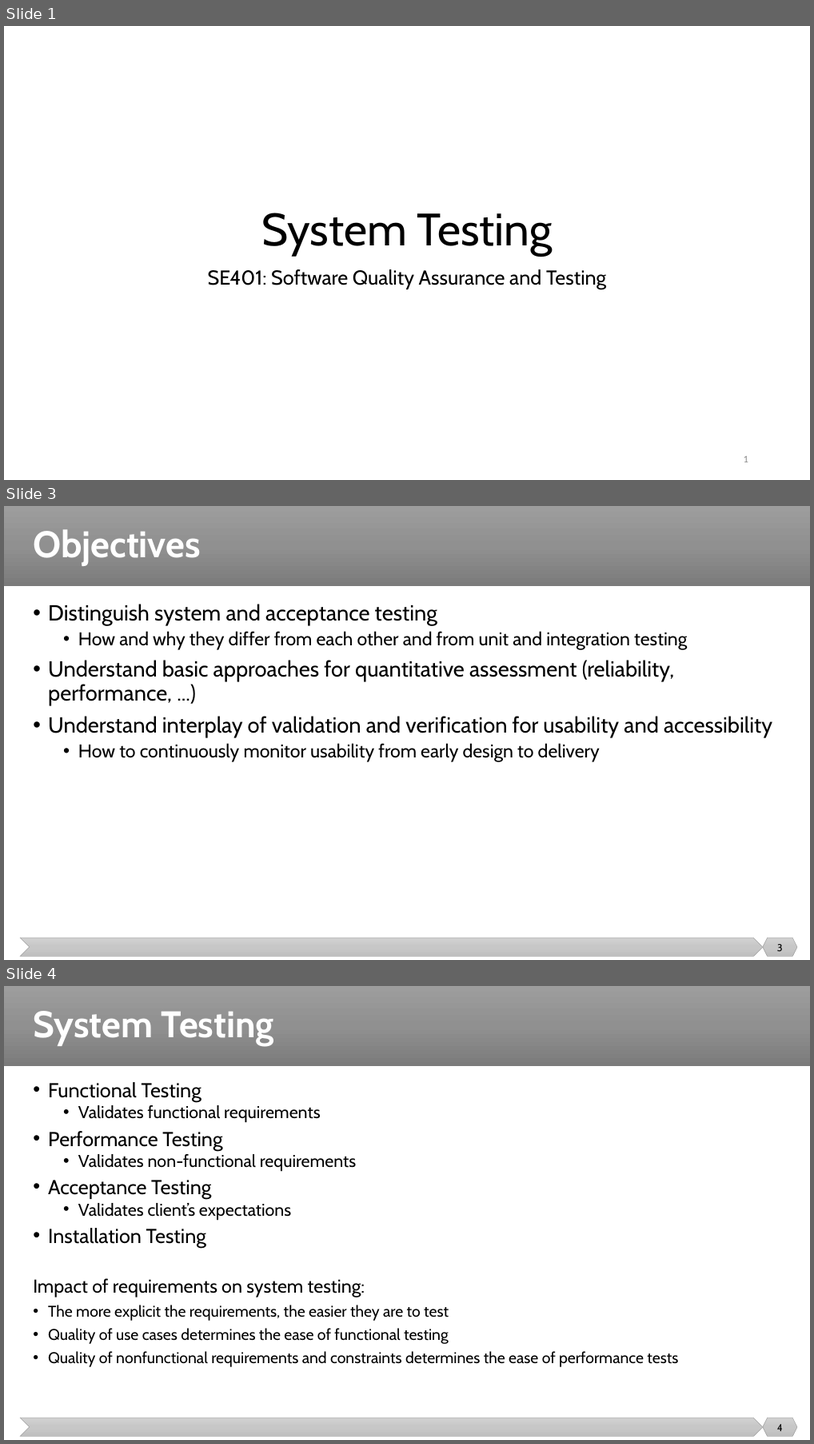
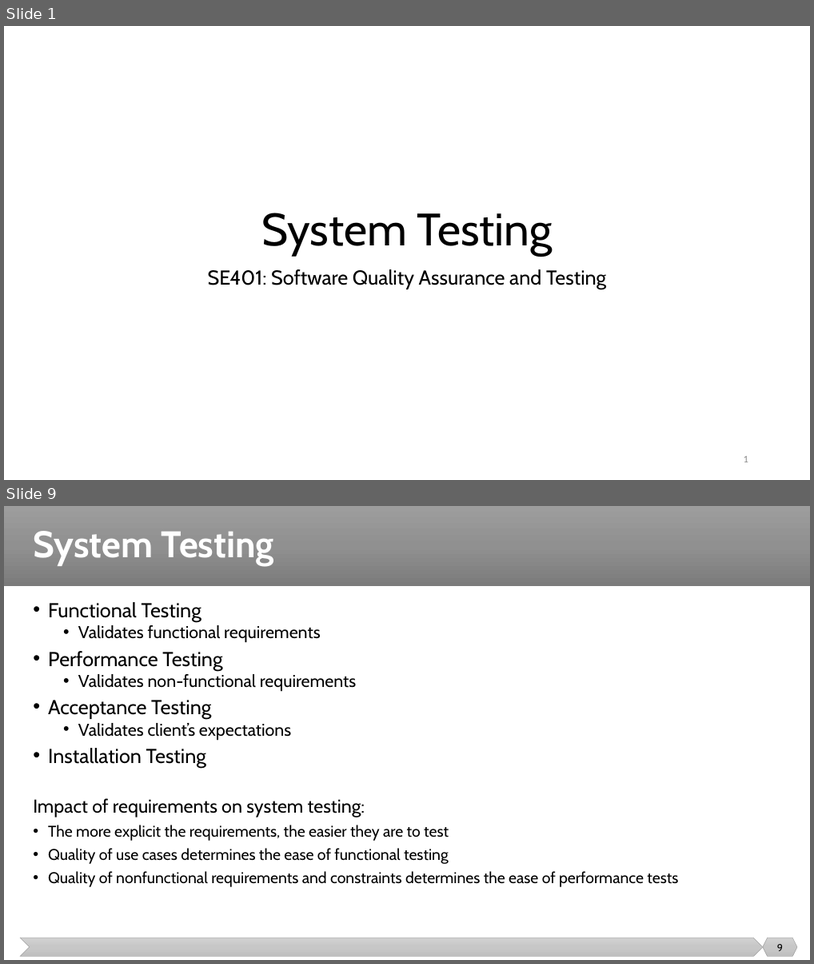
Before and after one commit to malenezi/malenezi, a slide deck: SE401/Lectures/8-Integration, System and Regression Testing/System Testing.pptx. Shown one above the other, each under a label of ours: slides 1, 3 and 4 before the commit, slides 1 and 9 after it; the slides between them are not shown. The pictures are 814x1444 and 814x964 pixels, drawn with LibreOffice and Linux fonts; fonts in the diff are those of the drawing; background and template pictures are left out. Boxes give left, top, right and bottom in pixels: in the first picture for what was removed or moved away, otherwise in the second. Text is boxed around its words. In the diff, an @@ line names an element or a change of style, - is before the commit and + after.

```diff
--- a/SE401/Lectures/8-Integration, System and Regression Testing/System Testing.pptx
+++ b/SE401/Lectures/8-Integration, System and Regression Testing/System Testing.pptx
@@ slide 3 removed at <box>4,506,810,960</box>, background #FFFFFF; not listed: 3 template elements that a slide beside it also shows @@
@@ title removed at <box>33,529,201,566</box> @@
-Objectives
@@ text removed at <box>48,604,773,762</box> @@
-• Distinguish system and acceptance testing
-  • How and why they differ from each other and from unit and integration testing
-• Understand basic approaches for quantitative assessment (reliability, performance, ...)
-• Understand interplay of validation and verification for usability and accessibility
-  • How to continuously monitor usability from early design to delivery
@@ page number removed at <box>778,944,783,951</box> @@
-3
@@ what was slide 4 is now slide 9 @@
@@ page number at <box>778,944,783,951</box>: text changed @@
-4
+9
```
Also in this commit, not shown: 2 slides changed, 6 slides added.
